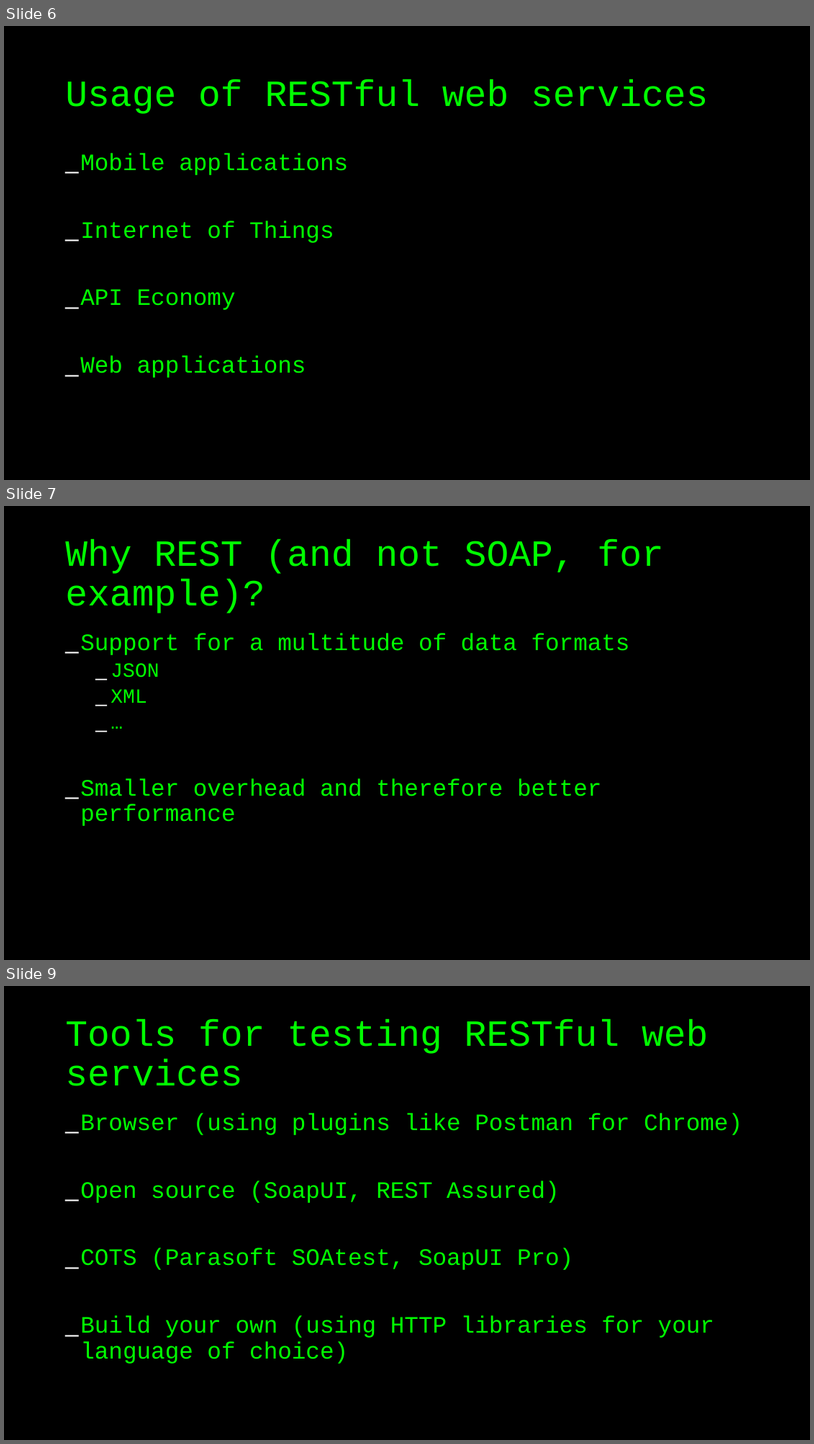
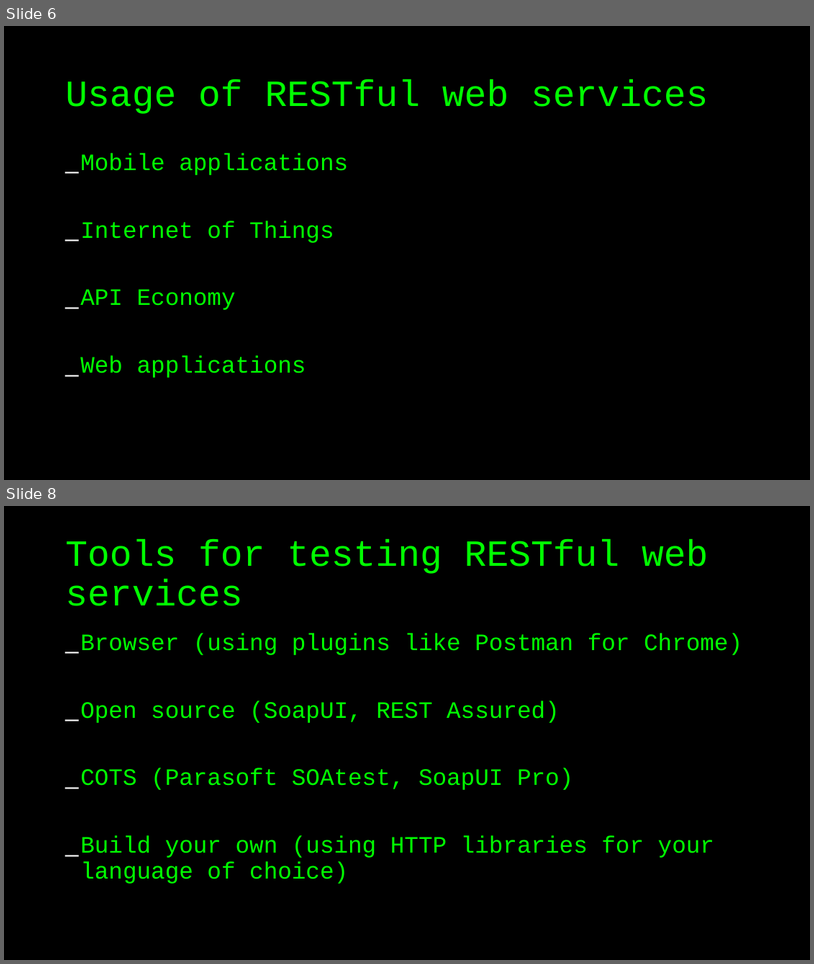
Before and after one commit to basdijkstra/rest-assured-workshop, a slide deck: RestAssuredWorkshop.odp. Shown one above the other, each under a label of ours: slides 6, 7 and 9 before the commit, slides 6 and 8 after it; the slides between them are not shown. The pictures are 814x1444 and 814x964 pixels, drawn with LibreOffice and Linux fonts; fonts in the diff are those of the drawing. Boxes give left, top, right and bottom in pixels: in the first picture for what was removed or moved away, otherwise in the second. Text is boxed around its words. In the diff, an @@ line names an element or a change of style, - is before the commit and + after.

```diff
--- a/RestAssuredWorkshop.odp
+++ b/RestAssuredWorkshop.odp
@@ slide 7 removed at (4,506,810,960), background #000000 @@
@@ title removed at (65,539,664,613) @@
-Why REST (and not SOAP, for example)?
@@ text removed at (80,633,630,826) @@
-_ Support for a multitude of data formats
-  _ JSON
-  _ XML
-  _ …
-_ Smaller overhead and therefore better performance
@@ what was slide 9 is now slide 8 @@
```
Also in this commit, not shown: 1 slide changed, 8 slides added, 1 other slide removed, 8 other files.
